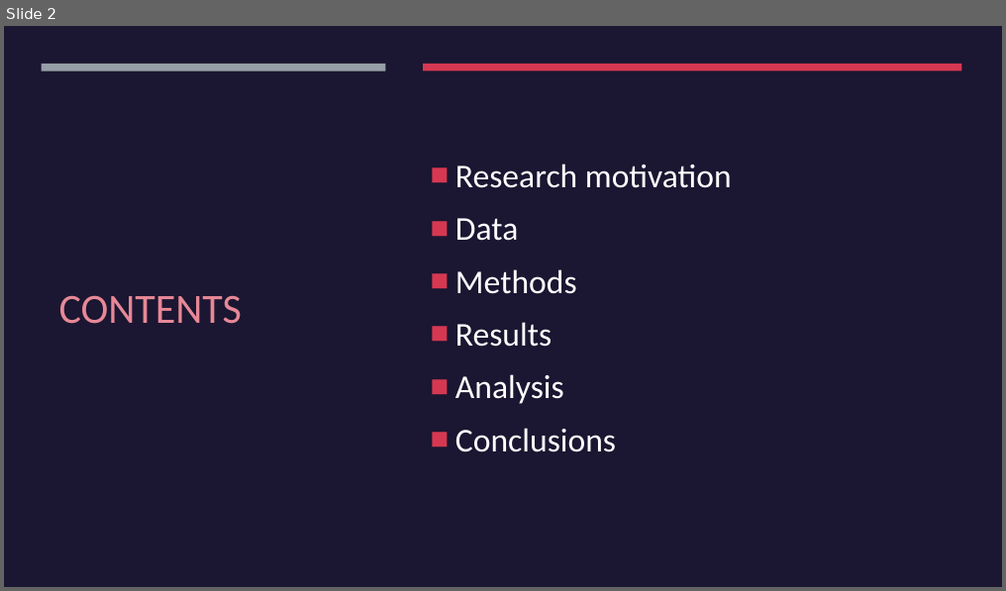
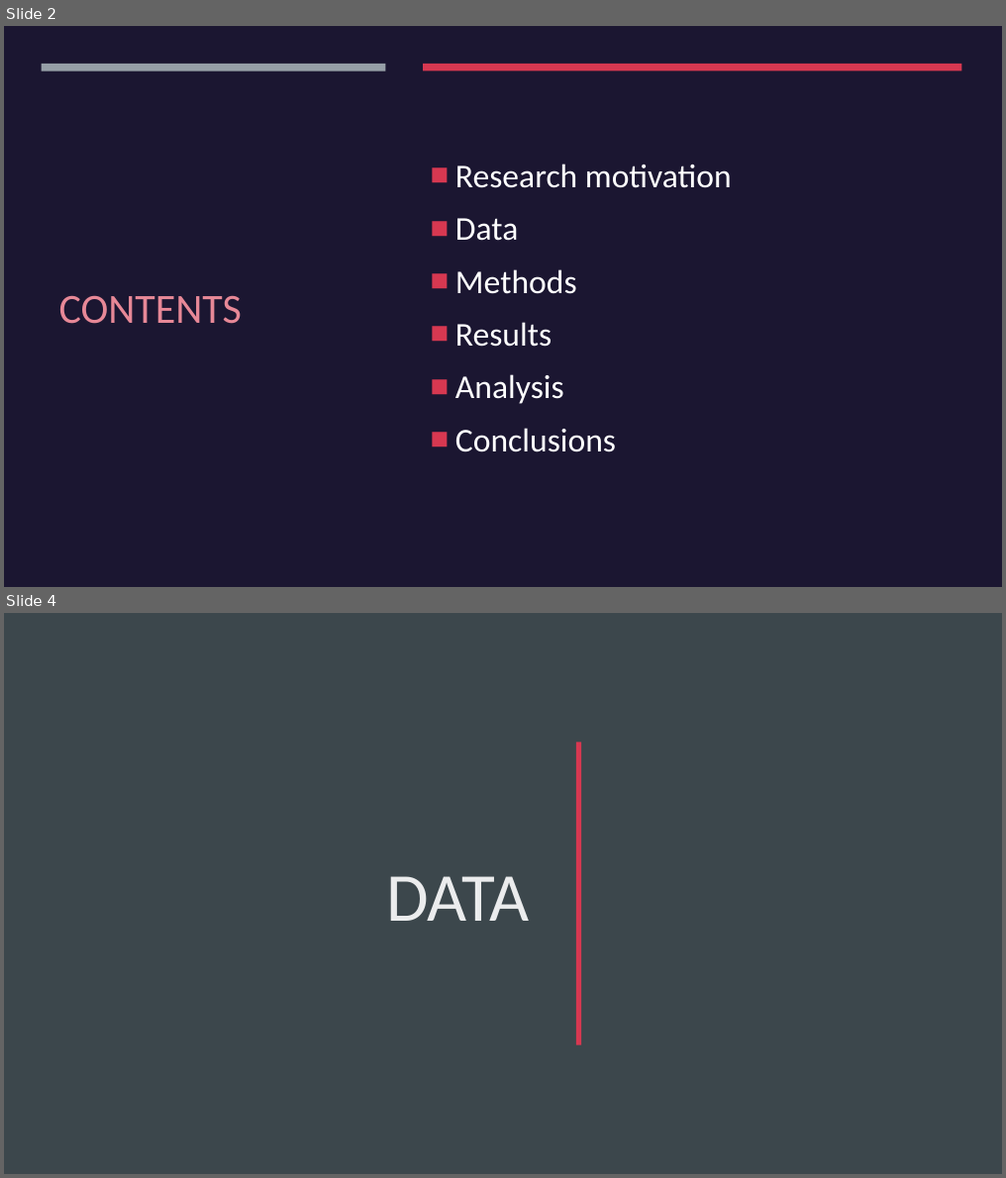
Before and after one commit to jshrdt/aics-project, a slide deck: paper/aics_ppp.pptx. Shown one above the other, each under a label of ours: slide 2 before the commit, slides 2 and 4 after it; the slides between them are not shown. The pictures are 1006x591 and 1006x1178 pixels, drawn with LibreOffice and Linux fonts; fonts in the diff are those of the drawing. Boxes give left, top, right and bottom in pixels: in the first picture for what was removed or moved away, otherwise in the second. Text is boxed around its words. In the diff, an @@ line names an element or a change of style, - is before the commit and + after.

```diff
--- a/paper/aics_ppp.pptx
+++ b/paper/aics_ppp.pptx
@@ slide 4 added at box(4, 613, 1002, 1174), background #1B1631 @@
@@ rectangle added at box(4, 613, 1002, 1174), fill #3C474C @@
@@ rectangle added at box(576, 742, 582, 1045), fill #D73851 @@
@@ title added at box(386, 876, 530, 921), 66 pt, text #FFFFFF at 90% opacity @@
+DATA
```
Also in this commit, not shown: 6 slides changed, 11 other slides added, 11 other files.
